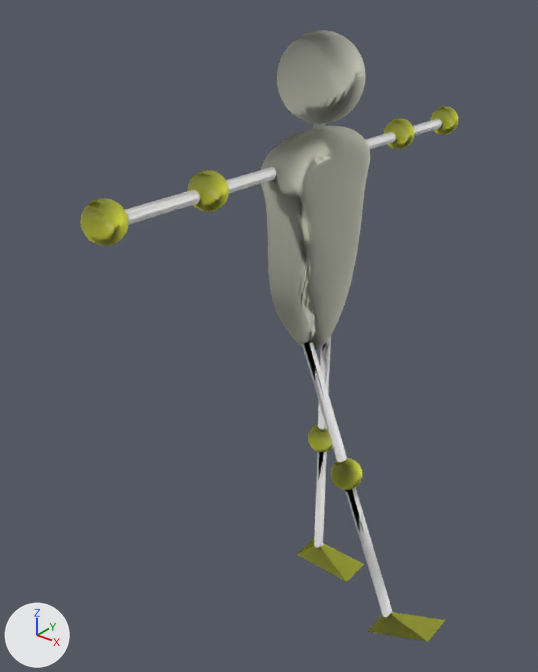
The glTF model examples/third_person_camera/data/avatar/avatar.gltf, before and after one commit.
Camera for both pictures: a 50 mm lens placed at (1.99, -2.86, 3.21), pointed at (-0.07, -0.29, 1.62). Every picture has the same lights, and +X, +Y and +Z are marked at lower left. Where no turn or scale is listed for an object, it has been applied to the vertices. Vertices at the same position are counted once.

Script lines for the objects in view, before the commit:
```python
me_corpse = bpy.data.meshes.new('Corpse')
me_corpse.from_pydata(...)  # 4028 vertices, 7980 faces; spans x -0.2..0.95, y -1.59..1.11, z -2.44..0.55
# faces by material slot: [4800, 288, 2892]
me_corpse.materials.append(mat_mat1)  # white #f1f2de
me_corpse.materials.append(mat_matsticks)  # white #ffffff
me_corpse.materials.append(mat_matballs)  # yellow #f5fb47
ob_corpse = bpy.data.objects.new('Corpse', me_corpse)
ob_corpse.location = (0.0, 0.235, 2.442)
```
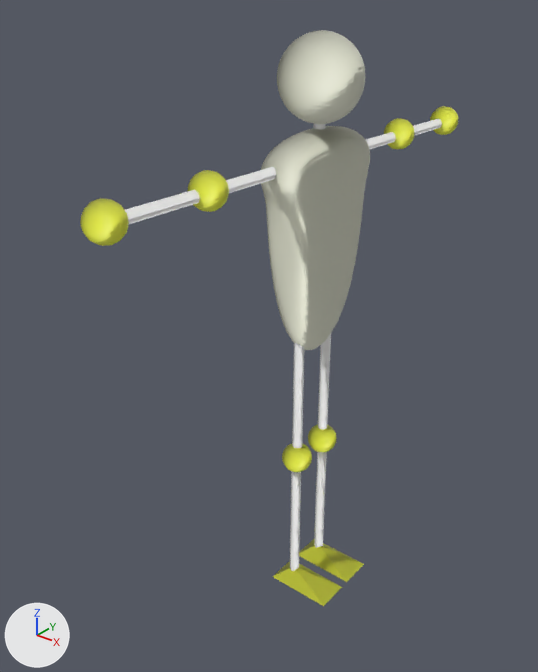
The newer file is also rescaled (x0.666), turned or shifted as a whole; pictures and numbers use the older file's frame.

What differs and where, as boxes (x1, y1, x2, y2) in the pictures (538 x 672 px; the box of a moved part takes in the faces that stretch with it):
'Corpse', reshaped
    before: (80, 30, 458, 642)
    after: (80, 30, 458, 606)
part 1 of me_corpse, added (yellow)
    after: (282, 443, 312, 472)
part 2 of me_corpse, added
    after: (290, 471, 301, 571)
part 3 of me_corpse, deleted (yellow)
    before: (330, 458, 362, 490)
part 4 of me_corpse, deleted
    before: (345, 487, 392, 618)
part 5 of me_corpse, deleted (yellow)
    before: (367, 612, 445, 642)
part 6 of me_corpse, moved or reshaped
    before: (120, 188, 347, 462)
    after: (120, 167, 342, 606)
part 7 of me_corpse, added
    after: (366, 118, 442, 149)

The change, as a list of edits to the scene's bpy script:
```text
Change me_corpse:
    used by ob_corpse; location = (0.0, 0.235, 2.442)
    remove me_corpse.from_pydata(...)  # 4028 vertices, 7980 faces; spans x -0.2..0.95, y -1.59..1.11, z -2.44..0.55
    add me_corpse.from_pydata(...)  # 4284 vertices, 8492 faces; spans x -0.2..0.27, y -1.59..1.11, z -2.44..0.55
    me_corpse part 1: a new loose piece, a UV sphere (16 segments, 16 rings, poles along x) spanning x -0.08..0.08, y -0.44..-0.28, z -1.68..-1.51, in mat_matballs (yellow #f5fb47)
    me_corpse part 2: a new loose piece of 50 vertices spanning x -0.03..0.03, y -0.39..-0.33, z -2.41..-1.6, in mat_matsticks (white #ffffff)
    me_corpse part 3: the loose piece of 242 vertices spanning x 0.27..0.43, y -0.49..-0.33, z -1.6..-1.44 is deleted
    me_corpse part 4: the loose piece of 18 vertices spanning x 0.33..0.71, y -0.49..-0.38, z -2.27..-1.51 is deleted
    me_corpse part 5: the loose piece of 5 vertices spanning x 0.62..0.95, y -0.56..-0.36, z -2.33..-2.16 is deleted
    me_corpse part 6: 87 vertices moved from x -0.13..0.11, y -1.49..-0.15, z -0.97..0.01 to x -0.12..0.12, y -1.49..-0.15, z -0.97..0.01; 122 vertices removed from x -0.13..0.38, y -0.49..-0.11, z -1.54..-0.36; 287 vertices added at x -0.12..0.27, y -1.39..-0.09, z -2.44..0.03
    me_corpse part 7: 64 vertices added at x -0.03..0.03, y 0.1..0.92, z -0.03..0.03
```
